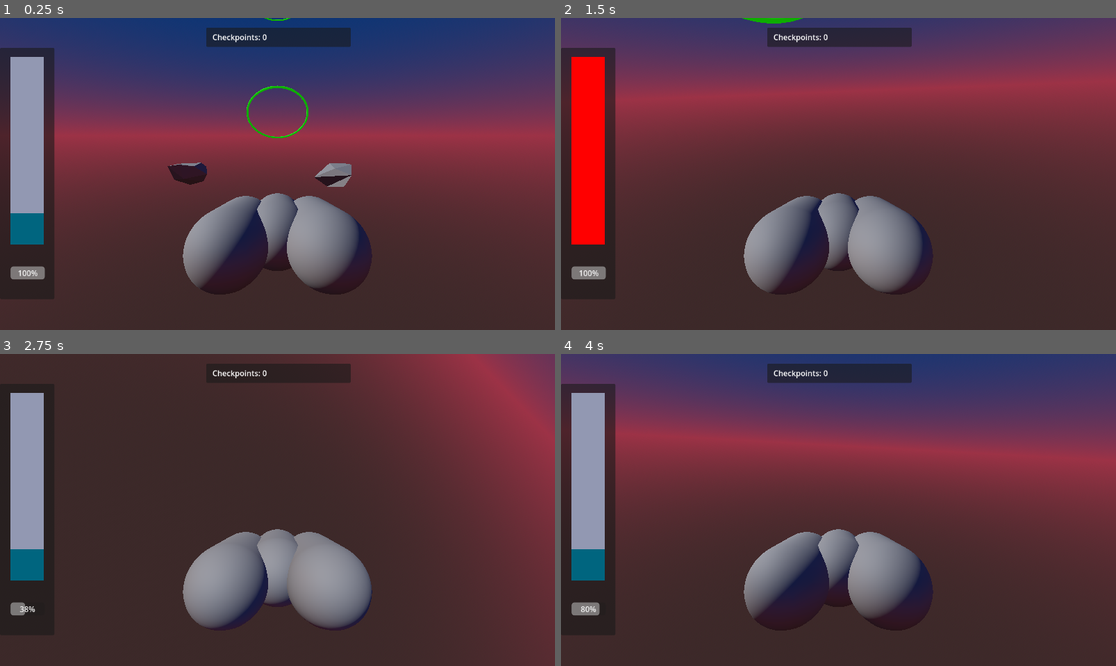
Above: before the commit, frames 1-4 (two rows, left to right).
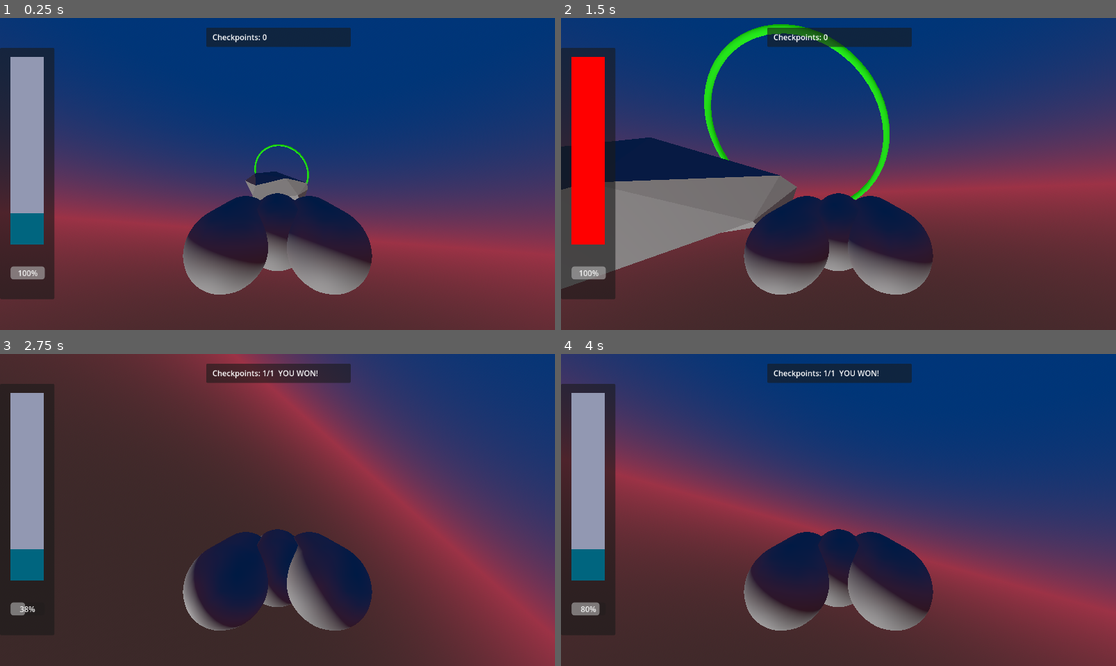
Above: after the commit, the same moments.

Repository: FelixFifi/GodotSpace
Game: Godot game, scene res://level_1.tscn
Two runs of this game, one before a commit and one after it. Both use one fixed random seed, a clock stepped at 60 frames per second and the inputs below. Before the commit the project starts from res://main.tscn.
Inputs:
- Up to frame 1 (0.25 s): no input
- Up to frame 2 (1.5 s): hold E (yaw_right) 0.53-1.28 s; hold Space (boost) 0.53-1.28 s; hold W (pitch_down) from 1.28 s (still down); tap D (roll_clockwise) at 1.35 s
- Up to frame 3 (2.75 s): release W (pitch_down) at 2.03 s; hold E (yaw_right) from 2.03 s (still down); hold A (roll_counter_clockwise) from 2.03 s (still down)
- Up to frame 4 (4 s): release E (yaw_right) at 2.78 s; release A (roll_counter_clockwise) at 2.78 s; hold S (pitch_up) 2.78-3.53 s; tap Space (boost) at 2.85 s; hold Q (yaw_left) from 3.53 s (still down); hold D (roll_clockwise) from 3.53 s (still down)

The runs differ from the first frame. In frame 1, 82% of the frame differs, in the area x 0-100%, y 0-100%; in frame 2, 76%; in frame 3, 52%; in frame 4, 73%.

Commit message:
Extract HUD and create moving asteroid

Diff:
--- a/BoostBar.gd
+++ b/BoostBar.gd
@@ -1,12 +1,13 @@
 extends ProgressBar
 
-@onready var spawn_point: SpawnPoint = %SpawnPoint
+@onready var spawn_point: SpawnPoint
 
 var ship : Ship
 var cooldown_timer: Timer = null
 
 # Called when the node enters the scene tree for the first time.
 func _ready():
+	spawn_point = owner.get_spawn_point()
 	ship = spawn_point.get_ship()
 	spawn_point.ship_respawned.connect(_on_spawnpoint_ship_respawned)
 	ship.boost_activated.connect(_boost_activated)
--- a/CheckpointsLabel.gd
+++ b/CheckpointsLabel.gd
@@ -1,6 +1,6 @@
 extends Label
 
-@onready var race_controller = %RaceController
+var race_controller
 
 const LABEL_FORMAT = "Checkpoints: {current}/{goal}"
 const LABEL_FORMAT_WON = LABEL_FORMAT + "  YOU WON!"
@@ -8,6 +8,7 @@
 
 # Called when the node enters the scene tree for the first time.
 func _ready():
+	race_controller = owner.get_race_controller()
 	race_controller.checkpoint_hit.connect(_on_race_controller_checkpoint_hit)
 
 func _on_race_controller_checkpoint_hit(current, goal):
--- a/ThrottleBar.gd
+++ b/ThrottleBar.gd
@@ -1,6 +1,6 @@
 extends ProgressBar
 
-@onready var spawn_point : SpawnPoint = %SpawnPoint
+var spawn_point : SpawnPoint
 var ship : Ship
 
 var duration_timer: Timer = null
@@ -10,6 +10,7 @@
 
 # Called when the node enters the scene tree for the first time.
 func _ready():
+	spawn_point = owner.get_spawn_point()
 	ship = spawn_point.get_ship()
 	spawn_point.ship_respawned.connect(_on_spawnpoint_ship_respawned)
 	_bind_events()
--- a/asteroid_first.tscn
+++ b/asteroid_first.tscn
@@ -6,11 +6,11 @@
 data = PackedVector3Array(-0.7539, 3.5224, 3.8687, -0.087, 2.0952, 3.1625, -1.0328, 3.5275, 2.332, 0.7916, 3.2563, -0.7 …(1662 unchanged characters)…
 
 [node name="AsteroidFirst" type="AnimatableBody3D"]
-transform = Transform3D(1, 0, 0, 0, 1, 0, 0, 0, 1, 0, -1.89611, -1.77867)
-
-[node name="First" type="MeshInstance3D" parent="."]
-mesh = ExtResource("1_5xol1")
-skeleton = NodePath("../..")
 
 [node name="CollisionShape3D" type="CollisionShape3D" parent="."]
+transform = Transform3D(1, 0, 0, 0, 1, 0, 0, 0, 1, -0.912, -2.854, -1.925)
 shape = SubResource("ConcavePolygonShape3D_ui2vv")
+
+[node name="First" type="MeshInstance3D" parent="CollisionShape3D"]
+mesh = ExtResource("1_5xol1")
+skeleton = NodePath("../../..")
--- /dev/null
+++ b/hud.gd
@@ -0,0 +1,7 @@
+extends Control
+
+func get_spawn_point() -> SpawnPoint:
+	return $"../SpawnPoint"
+
+func get_race_controller() -> SpawnPoint:
+	return $"../RaceController"
--- /dev/null
+++ b/hud.tscn
@@ -0,0 +1,89 @@
+[gd_scene load_steps=7 format=3 uid="uid://dcauprb4h3rxq"]
+
+[ext_resource type="Script" path="res://ThrottleBar.gd" id="1_7seon"]
+[ext_resource type="Script" path="res://hud.gd" id="1_lbkwg"]
+[ext_resource type="Script" path="res://BoostBar.gd" id="2_7ecpi"]
+[ext_resource type="Script" path="res://CheckpointsLabel.gd" id="3_6i3f5"]
+
+[sub_resource type="StyleBoxFlat" id="StyleBoxFlat_nvhdx"]
+bg_color = Color(0.572549, 0.596078, 0.698039, 1)
+
+[sub_resource type="StyleBoxFlat" id="StyleBoxFlat_8jd6y"]
+bg_color = Color(0, 0.396078, 0.498039, 1)
+
+[node name="HUD" type="Control"]
+layout_mode = 3
+anchors_preset = 15
+anchor_right = 1.0
+anchor_bottom = 1.0
+grow_horizontal = 2
+grow_vertical = 2
+script = ExtResource("1_lbkwg")
+
+[node name="ThrottlePanel" type="Panel" parent="."]
+layout_mode = 1
+anchors_preset = 4
+anchor_top = 0.5
+anchor_bottom = 0.5
+offset_top = -262.0
+offset_right = 113.0
+offset_bottom = 260.0
+grow_vertical = 2
+size_flags_horizontal = 0
+
+[node name="ThrottleBar" type="ProgressBar" parent="ThrottlePanel"]
+layout_mode = 1
+anchors_preset = 8
+anchor_left = 0.5
+anchor_top = 0.5
+anchor_right = 0.5
+anchor_bottom = 0.5
+offset_left = -34.5
+offset_top = -242.0
+offset_right = 34.5
+offset_bottom = 147.0
+grow_horizontal = 2
+grow_vertical = 2
+theme_override_styles/background = SubResource("StyleBoxFlat_nvhdx")
+theme_override_styles/fill = SubResource("StyleBoxFlat_8jd6y")
+max_value = 4.88
+value = 0.4
+fill_mode = 3
+show_percentage = false
+script = ExtResource("1_7seon")
+
+[node name="BoostBar" type="ProgressBar" parent="ThrottlePanel"]
+layout_mode = 1
+anchors_preset = 7
+anchor_left = 0.5
+anchor_top = 1.0
+anchor_right = 0.5
+anchor_bottom = 1.0
+offset_left = -34.5
+offset_top = -68.0
+offset_right = 36.5
+offset_bottom = -41.0
+grow_horizontal = 2
+grow_vertical = 0
+value = 100.0
+script = ExtResource("2_7ecpi")
+
+[node name="CheckpointsPanel" type="Panel" parent="."]
+layout_mode = 1
+anchors_preset = 5
+anchor_left = 0.5
+anchor_right = 0.5
+offset_left = -148.0
+offset_top = 20.0
+offset_right = 152.0
+offset_bottom = 60.0
+grow_horizontal = 2
+
+[node name="CheckpointsLabel" type="Label" parent="CheckpointsPanel"]
+layout_mode = 0
+offset_left = 13.0
+offset_top = 8.0
+offset_right = 287.0
+offset_bottom = 31.0
+text = "Checkpoints: 0"
+script = ExtResource("3_6i3f5")
--- /dev/null
+++ b/level_1.tscn
@@ -0,0 +1,91 @@
+[gd_scene load_steps=10 format=3 uid="uid://cmhpph6uqxcky"]
+
+[ext_resource type="PackedScene" uid="uid://e73yptr4omhp" path="res://asteroid_first.tscn" id="2_imuto"]
+[ext_resource type="PackedScene" uid="uid://cc3mfcgqkcjqp" path="res://spawn_point.tscn" id="3_0pu1m"]
+[ext_resource type="PackedScene" uid="uid://y118qpgdgoil" path="res://race_controller.tscn" id="4_pi4s0"]
+[ext_resource type="PackedScene" uid="uid://dcauprb4h3rxq" path="res://hud.tscn" id="5_4v47m"]
+[ext_resource type="PackedScene" uid="uid://ca3u5uepnaw7c" path="res://race_checkpoint.tscn" id="5_y0ykv"]
+
+[sub_resource type="Animation" id="Animation_jj12b"]
+resource_name = "l1_a1"
+length = 15.0
+loop_mode = 1
+tracks/0/type = "value"
+tracks/0/imported = false
+tracks/0/enabled = true
+tracks/0/path = NodePath("Path3D/PathFollow3D:progress_ratio")
+tracks/0/interp = 1
+tracks/0/loop_wrap = true
+tracks/0/keys = {
+"times": PackedFloat32Array(-0.5, -0.2, 0, 15),
+"transitions": PackedFloat32Array(1, 1, 1, 1),
+"update": 2,
+"values": [0.4898, 0.0, 0.0, 1.0]
+}
+
+[sub_resource type="Animation" id="Animation_jb8y5"]
+length = 0.001
+tracks/0/type = "value"
+tracks/0/imported = false
+tracks/0/enabled = true
+tracks/0/path = NodePath("Path3D/PathFollow3D:progress_ratio")
+tracks/0/interp = 1
+tracks/0/loop_wrap = true
+tracks/0/keys = {
+"times": PackedFloat32Array(0),
+"transitions": PackedFloat32Array(1),
+"update": 0,
+"values": [0.0]
+}
+
+[sub_resource type="AnimationLibrary" id="AnimationLibrary_ybbm1"]
+_data = {
+"RESET": SubResource("Animation_jb8y5"),
+"l1_a1": SubResource("Animation_jj12b")
+}
+
+[sub_resource type="Curve3D" id="Curve3D_jku1r"]
+_data = {
+"points": PackedVector3Array(20.6529, -3.96278, -6.90573, -20.6529, 3.96278, 6.90573, -9.58, 19.99, -14.825, -5.64439, -4.75997, 0.968067, 5.64439, 4.75997, -0.968067, -25.7543, 32.1748, 6.03236, -2.02978, 3.27188, -0.696827, 2.02978, -3.27188, 0.696827, -4.25002, 36.9437, -26.6983, 13.812, -1.74585, 0.207507, -13.812, 1.74585, -0.207507, -9.58, 19.99, -14.825),
+"tilts": PackedFloat32Array(0, 0, 0, 0)
+}
+point_count = 4
+
+[node name="Level1" type="Node3D"]
+
+[node name="DirectionalLight3D" type="DirectionalLight3D" parent="."]
+transform = Transform3D(1, 0, 0, 0, 0.287227, -0.957863, 0, 0.957863, 0.287227, 0, 0, 0)
+
+[node name="Asteroids" type="Node3D" parent="."]
+
+[node name="AsteroidFirst" parent="Asteroids" instance=ExtResource("2_imuto")]
+transform = Transform3D(3, 0, 0, 0, 3, 0, 0, 0, 3, -9.58, 19.99, -14.825)
+
+[node name="AnimationPlayer" type="AnimationPlayer" parent="Asteroids"]
+autoplay = "l1_a1"
+libraries = {
+"": SubResource("AnimationLibrary_ybbm1")
+}
+
+[node name="Path3D" type="Path3D" parent="Asteroids"]
+curve = SubResource("Curve3D_jku1r")
+
+[node name="PathFollow3D" type="PathFollow3D" parent="Asteroids/Path3D"]
+transform = Transform3D(0.999995, 0, 0, 0, 0.999996, 0, 0, 0, 0.999996, -9.58, 19.99, -14.825)
+rotation_mode = 0
+
+[node name="RemoteTransform3D" type="RemoteTransform3D" parent="Asteroids/Path3D/PathFollow3D"]
+remote_path = NodePath("../../../AsteroidFirst")
+update_rotation = false
+update_scale = false
+
+[node name="SpawnPoint" parent="." instance=ExtResource("3_0pu1m")]
+unique_name_in_owner = true
+transform = Transform3D(0.387819, 0.233483, 0.891674, 0.0733562, 0.956499, -0.282363, -0.918812, 0.174915, 0.353821, 25.5422, 11.1751, -2.63561e-07)
+
+[node name="RaceController" parent="." instance=ExtResource("4_pi4s0")]
+
+[node name="RaceCheckpoint" parent="RaceController" instance=ExtResource("5_y0ykv")]
+transform = Transform3D(-0.707193, 0.583379, -0.399433, -0.707021, -0.583522, 0.399531, 0, 0.564952, 0.825123, -20.774, 27.3358, -19.1652)
+
+[node name="HUD" parent="." instance=ExtResource("5_4v47m")]
--- a/main.tscn
+++ b/main.tscn
@@ -1,23 +1,15 @@
-[gd_scene load_steps=12 format=3 uid="uid://brur380voisvy"]
+[gd_scene load_steps=8 format=3 uid="uid://brur380voisvy"]
 
 [ext_resource type="PackedScene" uid="uid://cc3mfcgqkcjqp" path="res://spawn_point.tscn" id="1_b522c"]
 [ext_resource type="PackedScene" uid="uid://e73yptr4omhp" path="res://asteroid_first.tscn" id="2_g70br"]
-[ext_resource type="Script" path="res://ThrottleBar.gd" id="3_8kchh"]
-[ext_resource type="Script" path="res://BoostBar.gd" id="4_j3pb1"]
+[ext_resource type="PackedScene" uid="uid://dcauprb4h3rxq" path="res://hud.tscn" id="3_t47ne"]
 [ext_resource type="PackedScene" uid="uid://y118qpgdgoil" path="res://race_controller.tscn" id="5_kg375"]
 [ext_resource type="PackedScene" uid="uid://ca3u5uepnaw7c" path="res://race_checkpoint.tscn" id="5_lmfxi"]
-[ext_resource type="Script" path="res://CheckpointsLabel.gd" id="5_tp8bf"]
 
 [sub_resource type="BoxMesh" id="BoxMesh_ia5ky"]
 
 [sub_resource type="ConcavePolygonShape3D" id="ConcavePolygonShape3D_p4svq"]
 data = PackedVector3Array(-0.5, 0.5, 0.5, 0.5, 0.5, 0.5, -0.5, -0.5, 0.5, 0.5, 0.5, 0.5, 0.5, -0.5, 0.5, -0.5, -0.5, 0. …(500 unchanged characters)…
-
-[sub_resource type="StyleBoxFlat" id="StyleBoxFlat_nvhdx"]
-bg_color = Color(0.572549, 0.596078, 0.698039, 1)
-
-[sub_resource type="StyleBoxFlat" id="StyleBoxFlat_8jd6y"]
-bg_color = Color(0, 0.396078, 0.498039, 1)
 
 [node name="Node3D" type="Node3D"]
 
@@ -42,81 +34,7 @@
 [node name="AnimatableBody3D2" parent="." instance=ExtResource("2_g70br")]
 transform = Transform3D(0.409985, -0.195492, 0.890896, 0.430401, 0.902638, 0, -0.804156, 0.383442, 0.454208, 6.4474, 5.82034, -7.42021)
 
-[node name="Control" type="Control" parent="."]
-layout_mode = 3
-anchors_preset = 15
-anchor_right = 1.0
-anchor_bottom = 1.0
-grow_horizontal = 2
-grow_vertical = 2
-
-[node name="Panel" type="Panel" parent="Control"]
-layout_mode = 1
-anchors_preset = 4
-anchor_top = 0.5
-anchor_bottom = 0.5
-offset_top = -262.0
-offset_right = 113.0
-offset_bottom = 260.0
-grow_vertical = 2
-size_flags_horizontal = 0
-
-[node name="ThrottleBar" type="ProgressBar" parent="Control/Panel"]
-layout_mode = 1
-anchors_preset = 8
-anchor_left = 0.5
-anchor_top = 0.5
-anchor_right = 0.5
-anchor_bottom = 0.5
-offset_left = -34.5
-offset_top = -242.0
-offset_right = 34.5
-offset_bottom = 147.0
-grow_horizontal = 2
-grow_vertical = 2
-theme_override_styles/background = SubResource("StyleBoxFlat_nvhdx")
-theme_override_styles/fill = SubResource("StyleBoxFlat_8jd6y")
-max_value = 4.88
-value = 0.4
-fill_mode = 3
-show_percentage = false
-script = ExtResource("3_8kchh")
-
-[node name="BoostBar" type="ProgressBar" parent="Control/Panel"]
-layout_mode = 1
-anchors_preset = 7
-anchor_left = 0.5
-anchor_top = 1.0
-anchor_right = 0.5
-anchor_bottom = 1.0
-offset_left = -34.5
-offset_top = -68.0
-offset_right = 36.5
-offset_bottom = -41.0
-grow_horizontal = 2
-grow_vertical = 0
-value = 100.0
-script = ExtResource("4_j3pb1")
-
-[node name="Panel2" type="Panel" parent="Control"]
-layout_mode = 1
-anchors_preset = 5
-anchor_left = 0.5
-anchor_right = 0.5
-offset_left = -148.0
-offset_top = 20.0
-offset_right = 152.0
-offset_bottom = 60.0
-grow_horizontal = 2
-
-[node name="CheckpointsLabel" type="Label" parent="Control/Panel2"]
-layout_mode = 0
-offset_left = 13.0
-offset_top = 8.0
-offset_right = 287.0
-offset_bottom = 31.0
-text = "Checkpoints: 0"
-script = ExtResource("5_tp8bf")
+[node name="HUD" parent="." instance=ExtResource("3_t47ne")]
 
 [node name="RaceController" parent="." instance=ExtResource("5_kg375")]
 unique_name_in_owner = true
--- a/project.godot
+++ b/project.godot
@@ -11,7 +11,7 @@
 [application]
 
 config/name="Space"
-run/main_scene="res://main.tscn"
+run/main_scene="res://level_1.tscn"
 config/features=PackedStringArray("4.1", "Forward Plus")
 config/icon="res://icon.svg"
 
--- a/ship.gd
+++ b/ship.gd
@@ -75,6 +75,7 @@
 	apply_central_force(force)
 
 func _on_body_entered(body):
+	lock_rotation = false
 	die()
 
 func die():
@@ -85,6 +86,7 @@
 	var fire = fire_scene.instantiate()
 	fire.scale = 2 * Vector3.ONE
 	add_child(fire)
+
 
 	var ship_scene := load("res://ship.tscn")
 	var new_ship : Ship = ship_scene.instantiate()
